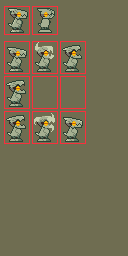
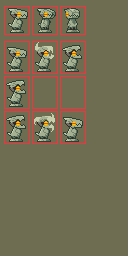
Two versions of the same layered image (w=128, h=256). Layer-by-layer changes:
painted on "Detailed" over [10, 8, 82, 141]
painted on "Background" over [60, 6, 86, 35]
